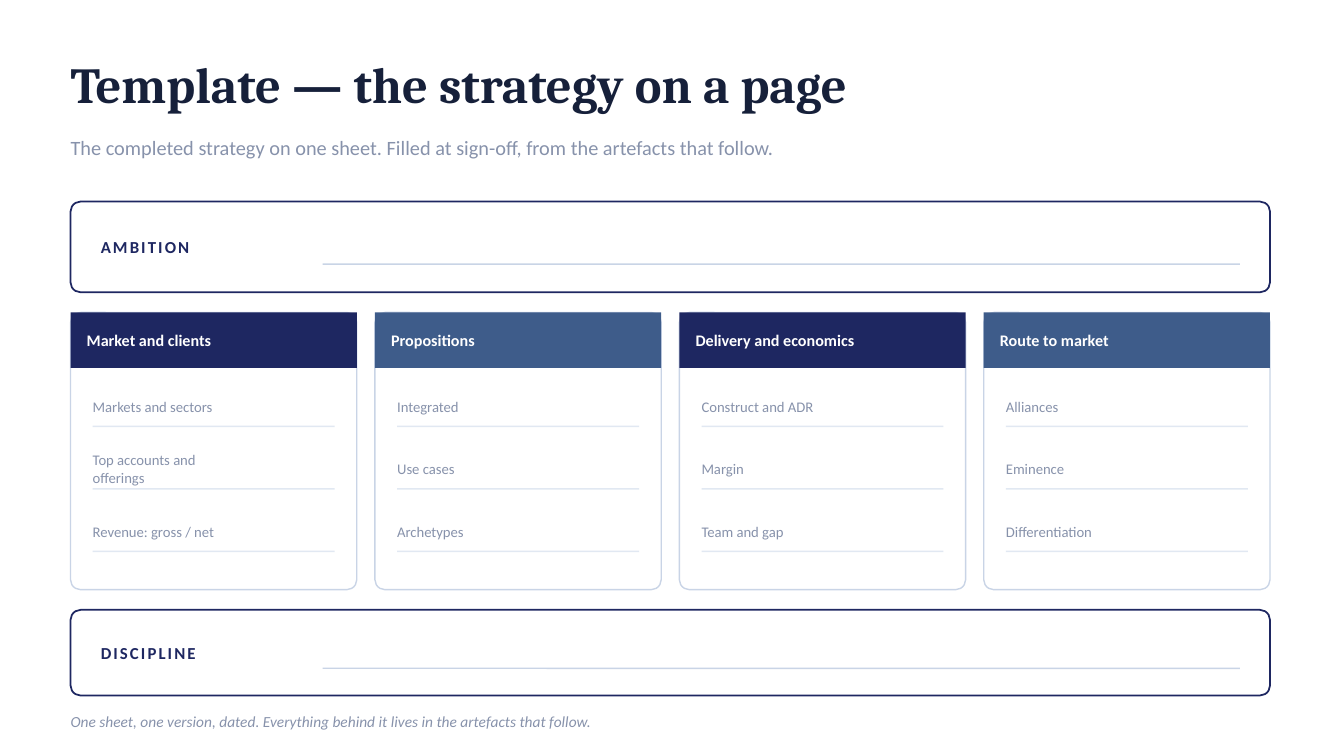
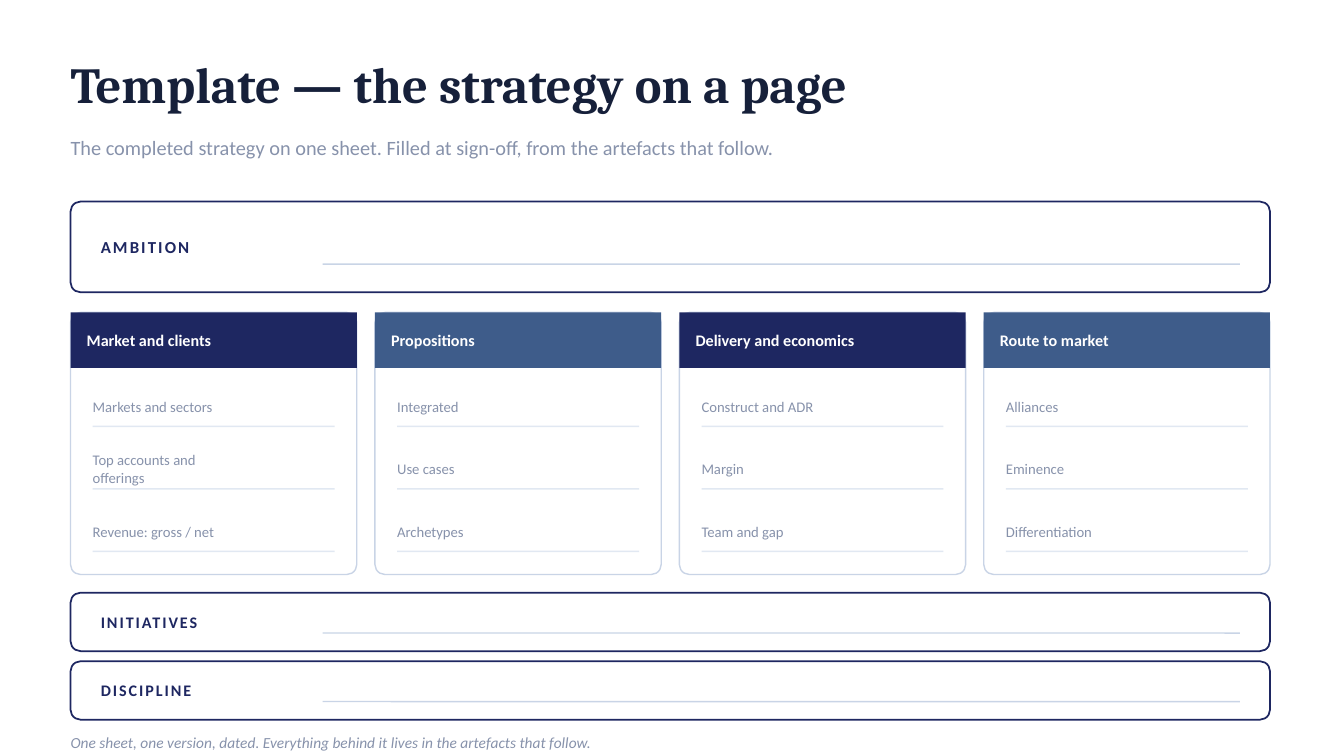
Before and after one commit to dhajjar-cyber/bae, a slide deck: slide 30 of FSI strategy/EAI&D-FSI-Strategy-Development-Plan.pptx (slide 29 before the commit). Drawn at 1344x756 pixels with LibreOffice and Linux fonts; fonts in the diff are those of the drawing. Boxes give left, top, right and bottom in pixels: in the first picture for what was removed or moved away, otherwise in the second. Text is boxed around its words. In the diff, an @@ line names an element or a change of style, - is before the commit and + after.

```diff
--- a/FSI strategy/EAI&D-FSI-Strategy-Development-Plan.pptx
+++ b/FSI strategy/EAI&D-FSI-Strategy-Development-Plan.pptx
@@ rounded rectangle: place and size @@
-rounded rectangle at (71, 313, 357, 590)
+rounded rectangle at (71, 313, 357, 575)
@@ rounded rectangle: place and size @@
-rounded rectangle at (375, 313, 661, 590)
+rounded rectangle at (375, 313, 661, 575)
@@ rounded rectangle: place and size @@
-rounded rectangle at (680, 313, 966, 590)
+rounded rectangle at (680, 313, 966, 575)
@@ rounded rectangle: place and size @@
-rounded rectangle at (984, 313, 1270, 590)
+rounded rectangle at (984, 313, 1270, 575)
@@ proportions changed in 5 elements at (71, 313, 357, 575), (375, 313, 661, 575), (680, 313, 966, 575), (984, 313, 1270, 575), (71, 593, 1270, 651) @@
@@ rounded rectangle: place and size @@
-rounded rectangle at (71, 610, 1270, 696)
+rounded rectangle at (71, 593, 1270, 651)
@@ text added at (101, 593, 313, 651), 11.5 pt, text #1E2761, bold @@
+INITIATIVES
@@ line moved from (323, 668) - (1240, 668) to (323, 633) - (1240, 633) @@
@@ rounded rectangle added at (71, 661, 1270, 720), fill #FFFFFF, outline #1E2761 1.25 pt @@
@@ text "DISCIPLINE": place and size @@
-text "DISCIPLINE" at (101, 648, 196, 659)
+text "DISCIPLINE" at (101, 685, 192, 696)
@@ text "DISCIPLINE" at (101, 685, 192, 696): size 12 to 11.5 pt, letter spacing 1.5 to 1.4 pt @@
@@ line added from (323, 702) to (1240, 702), #C9D4E6 1 pt @@
@@ text "One sheet, one version, dated. ...": place and size @@
-text "One sheet, one version, dated. ..." at (71, 716, 591, 730)
+text "One sheet, one version, dated. ..." at (71, 737, 591, 751)
```
Also in this commit, not shown: 3 other slides changed, 2 slides added, 2 other files.
